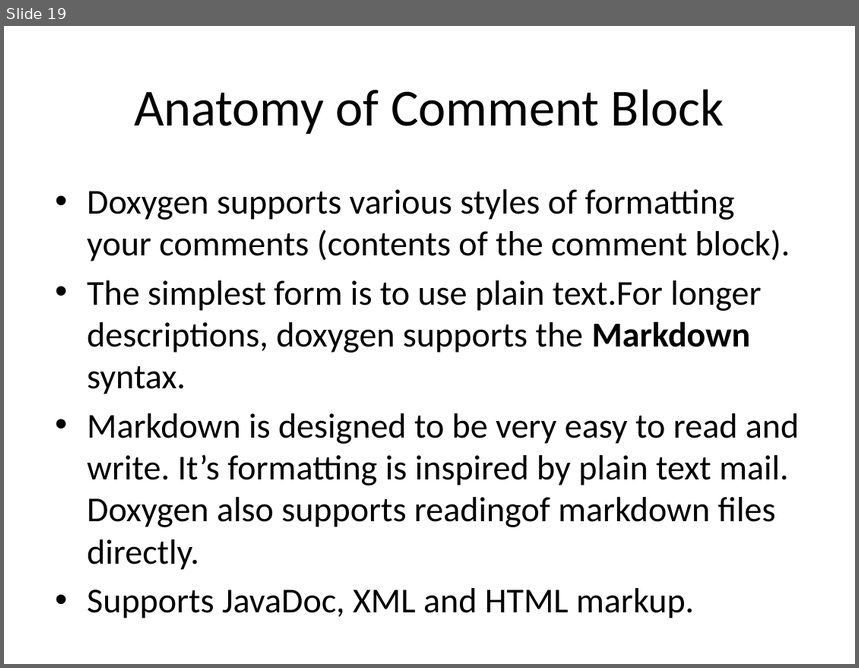
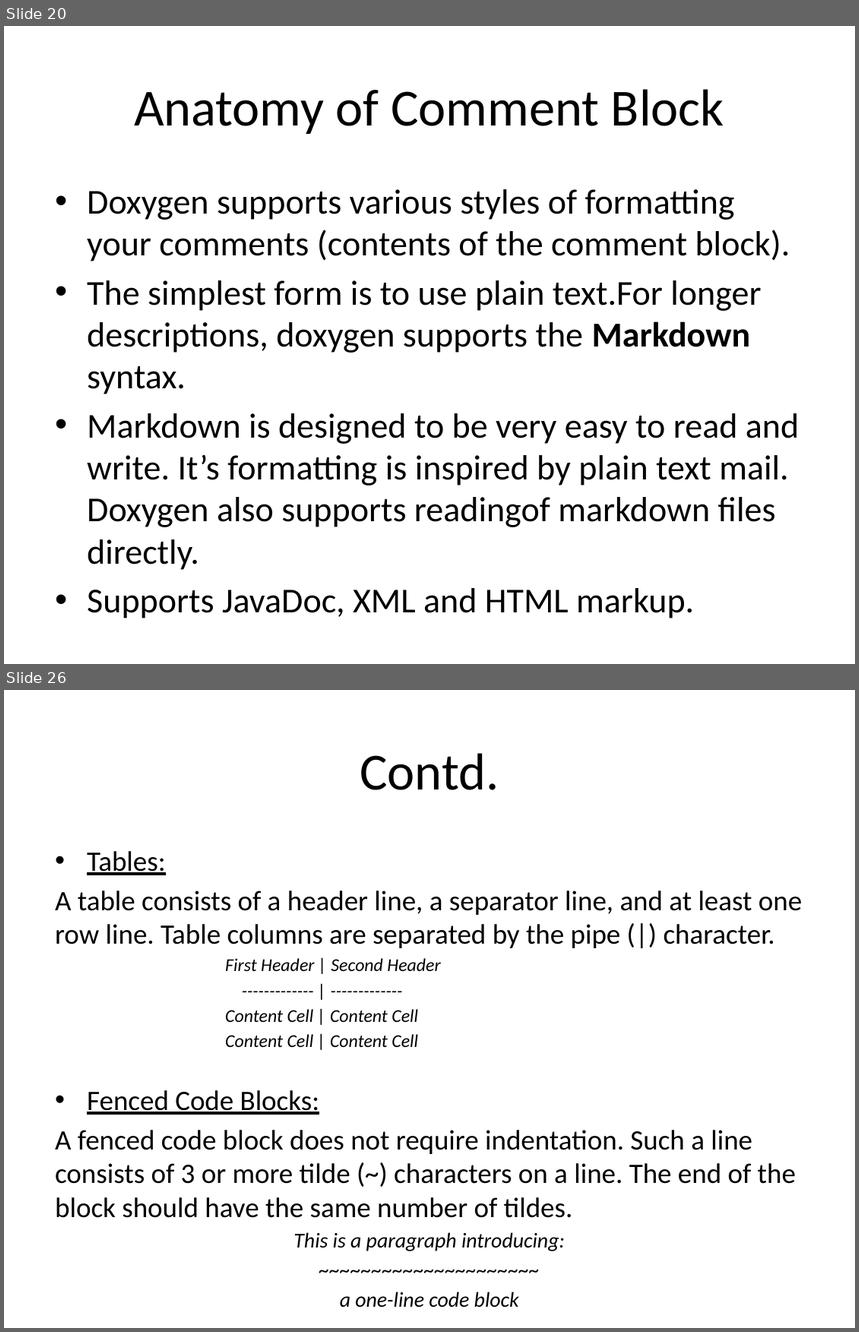
Before and after one commit to rongpt/trygit, a slide deck: Doxygen.pptx. Shown one above the other, each under a label of ours: slide 19 before the commit, slides 20 and 26 after it; the slides between them are not shown. The pictures are 859x668 and 859x1332 pixels, drawn with LibreOffice and Linux fonts; fonts in the diff are those of the drawing. Boxes give left, top, right and bottom in pixels: in the first picture for what was removed or moved away, otherwise in the second. Text is boxed around its words. In the diff, an @@ line names an element or a change of style, - is before the commit and + after.

```diff
--- a/Doxygen.pptx
+++ b/Doxygen.pptx
@@ slide 26 added at (4,690,855,1328), background #FFFFFF @@
@@ title added at (360,753,499,790), 44 pt, text #000000 @@
+Contd.
@@ text added at (55,851,802,1308), 23.8 pt, text #000000 @@
+• Tables:
+A table consists of a header line, a separator line, and at least one row line. Table columns are separated by the pipe (|) character.
+First Header | Second Header
+------------- | -------------
+Content Cell | Content Cell
+Content Cell | Content Cell
+• Fenced Code Blocks:
+A fenced code block does not require indentation. Such a line consists of 3 or more tilde (~) characters on a line. The end of the block should have the same number of tildes.
+This is a paragraph introducing:
+~~~~~~~~~~~~~~~~~~~~~
+a one-line code block
+~~~~~~~~~~~~~~~~~~~~~
@@ what was slide 19 is now slide 20 @@
```
Also in this commit, not shown: 4 slides changed, 7 other slides added, 1 slide removed.
